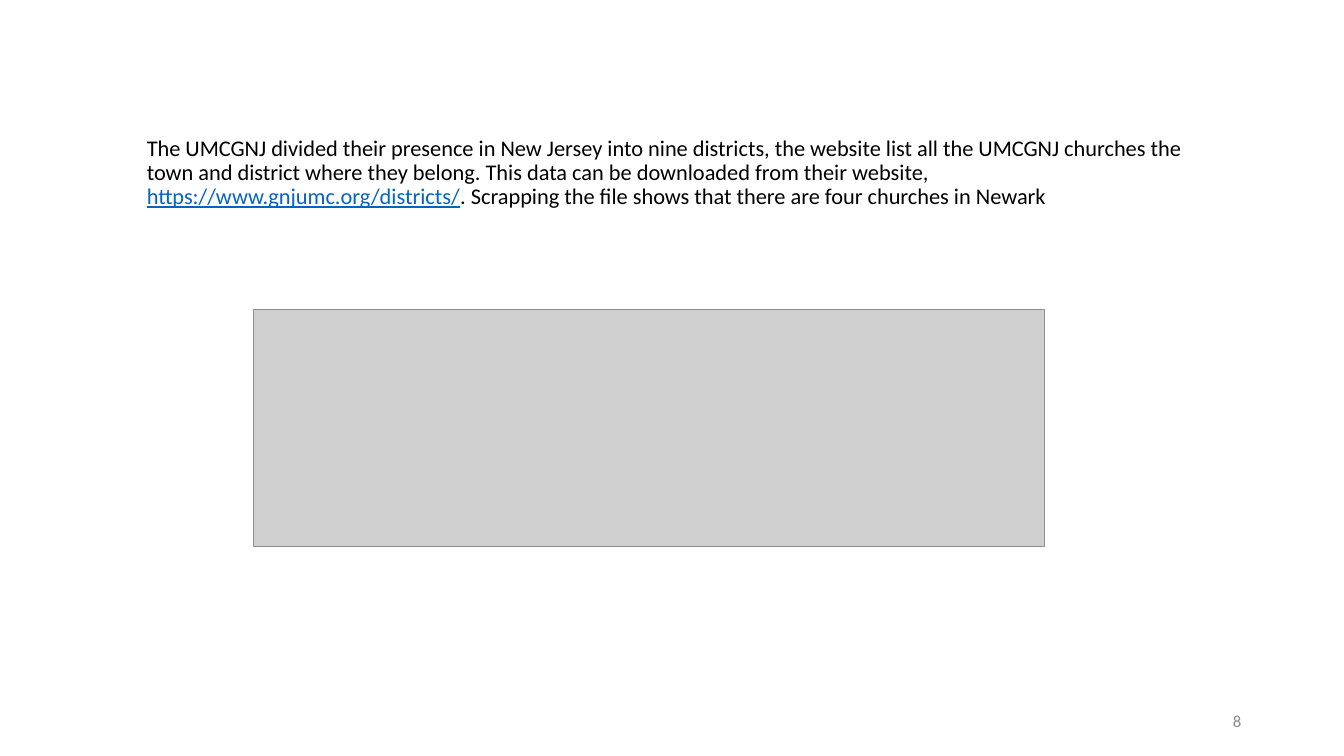
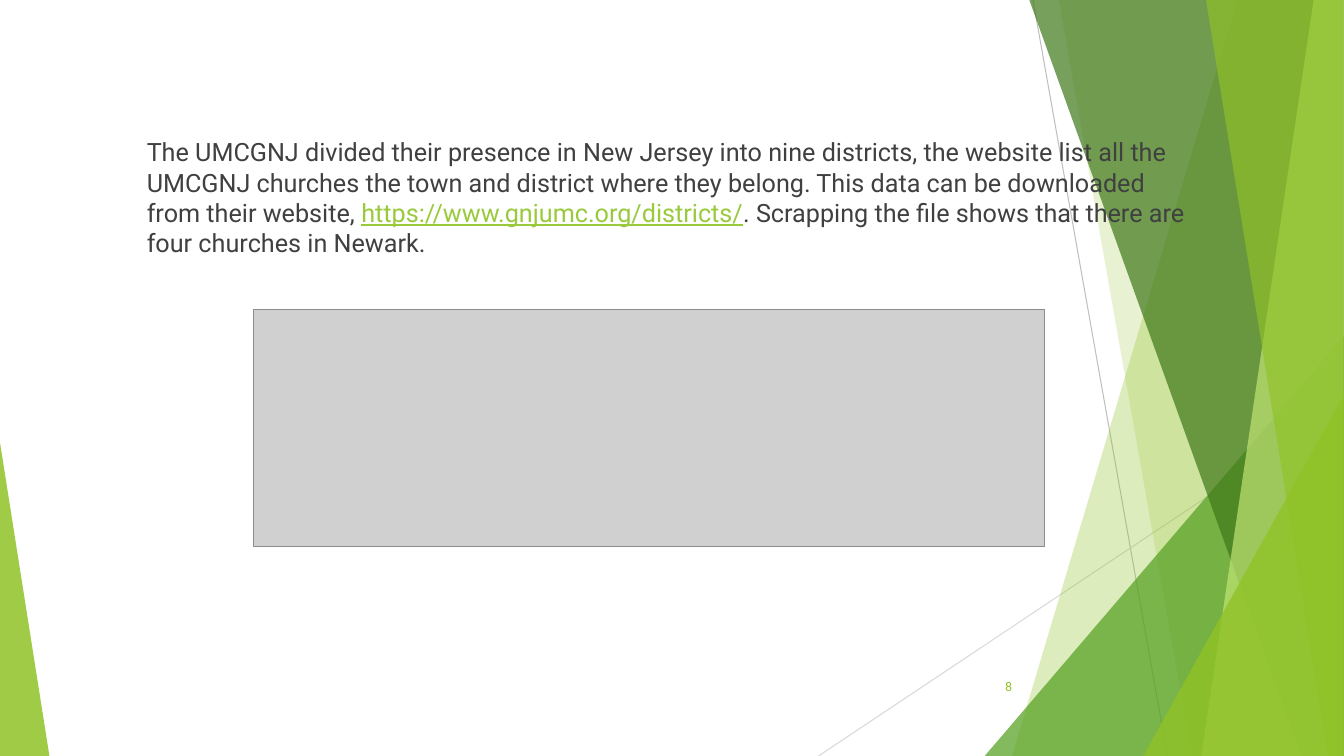
Before and after one commit to ussh0430/Applied-Data-Science-Capstone, a slide deck: slide 8 of Capstone Final Project Presentation.pptx. Drawn at 1344x756 pixels with LibreOffice and Linux fonts; fonts in the diff are those of the drawing; grey boxes stand for pictures. Boxes give left, top, right and bottom in pixels: in the first picture for what was removed or moved away, otherwise in the second. Text is boxed around its words. In the diff, an @@ line names an element or a change of style, - is before the commit and + after.

```diff
--- a/Capstone Final Project Presentation.pptx
+++ b/Capstone Final Project Presentation.pptx
@@ text at [147, 139, 1184, 253]: text changed; size 16 to 18 pt; font Calibri to Roboto; text colour #000000 to #404040 @@
-The UMCGNJ divided their presence in New Jersey into nine districts, the website list all the UMCGNJ churches the town and district where they belong. This data can be downloaded from their website, https://www.gnjumc.org/districts/. Scrapping the file shows that there are four churches in Newark
+The UMCGNJ divided their presence in New Jersey into nine districts, the website list all the UMCGNJ churches the town and district where they belong. This data can be downloaded from their website, https://www.gnjumc.org/districts/. Scrapping the file shows that there are four churches in Newark.
@@ group added at [0, 0, 1344, 756]: 5 freeform shapes, 3 triangles, 2 lines @@
@@ page number: place and size @@
-page number at [1233, 715, 1241, 727]
+page number at [1005, 682, 1012, 691]
@@ page number at [1005, 682, 1012, 691]: size 12 to 9 pt, font Calibri to Roboto, text colour #8C8C8C to #90C226 @@
```
Also in this commit, not shown: 15 other slides changed, 1 other file.
